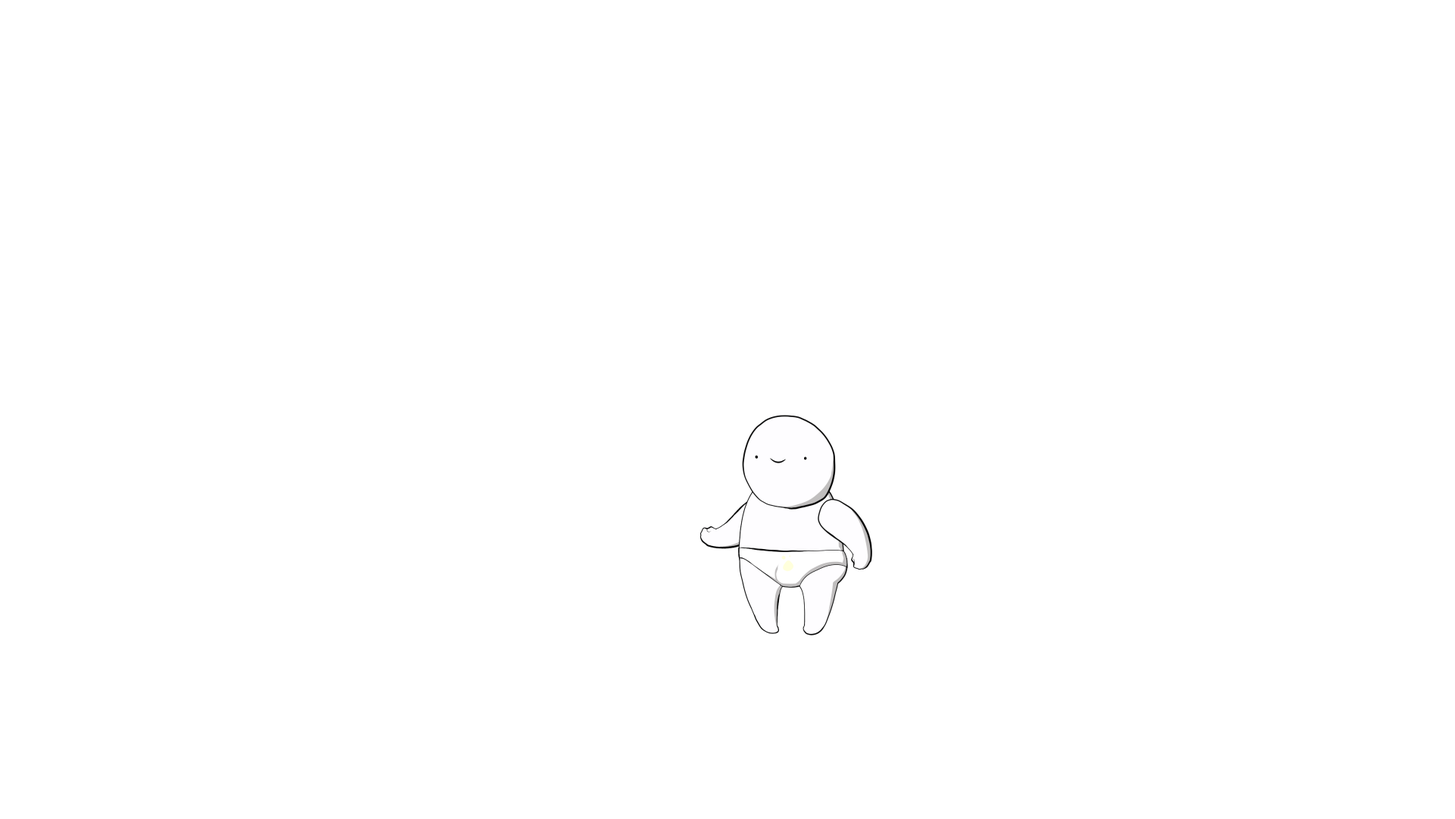
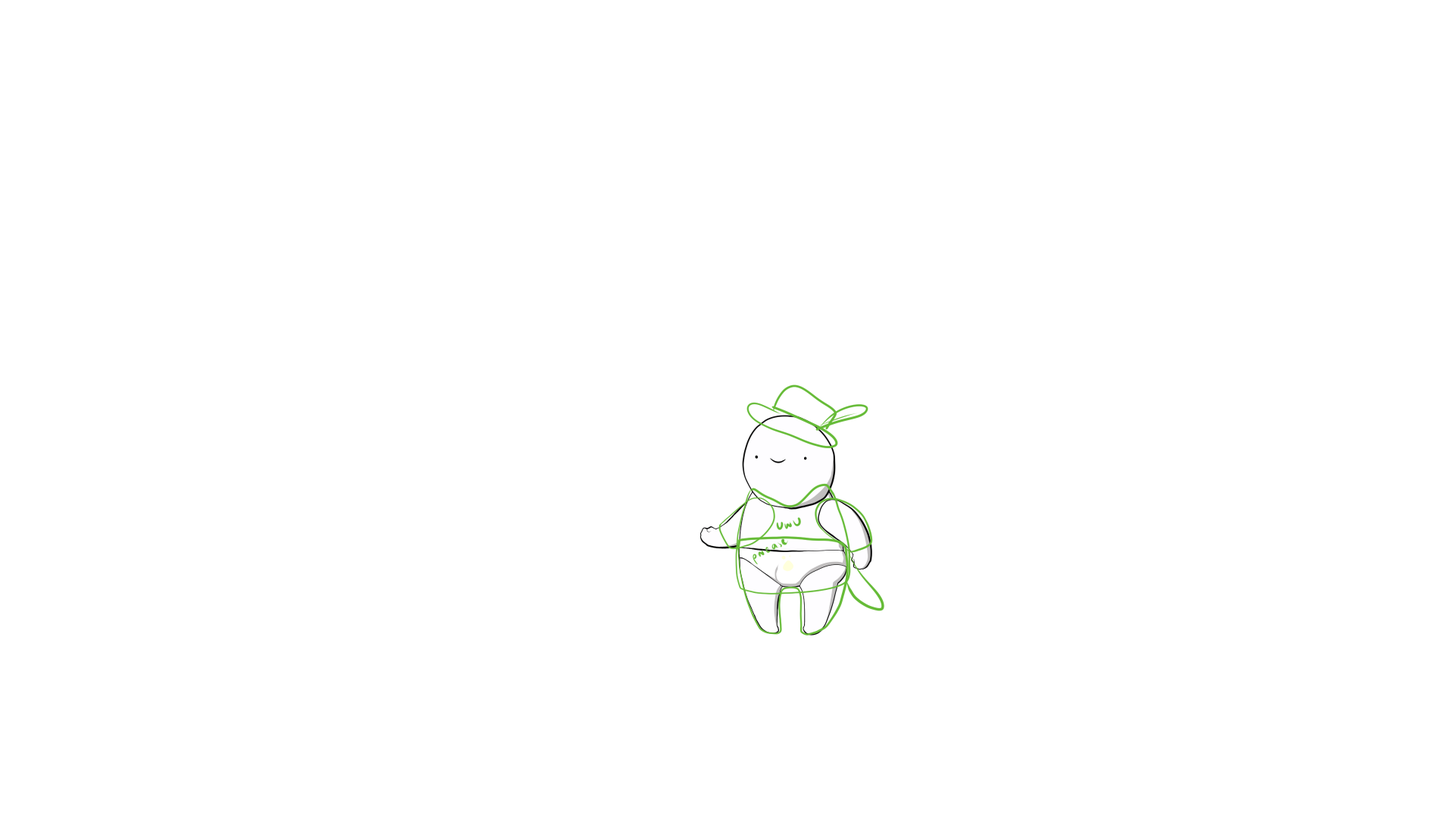
Layered file, before and after one edit (1455 x 819). Changes by layer:
showed group "hats" (2 layers), moved it above "sleeve" over left=746, top=384, right=869, bottom=448
added layer "hat_reference" in group "hats" over left=746, top=384, right=869, bottom=448
added group "sleeve" with 2 layers above "shirts" over left=814, top=497, right=874, bottom=553
added layer "sleeve_reference" in group "sleeve" over left=814, top=497, right=874, bottom=553
showed group "shirts" (2 layers), moved it above "sleeve1" over left=718, top=482, right=869, bottom=599
added layer "shirt_reference" in group "shirts" over left=735, top=482, right=852, bottom=595
added group "sleeve1" with 2 layers above "pants" over left=718, top=496, right=776, bottom=550
added layer "sleeve1_reference" in group "sleeve1" over left=718, top=496, right=776, bottom=550
showed group "pants" (2 layers) over left=736, top=535, right=885, bottom=636
added layer "pants_reference" in group "pants" over left=736, top=535, right=885, bottom=636
